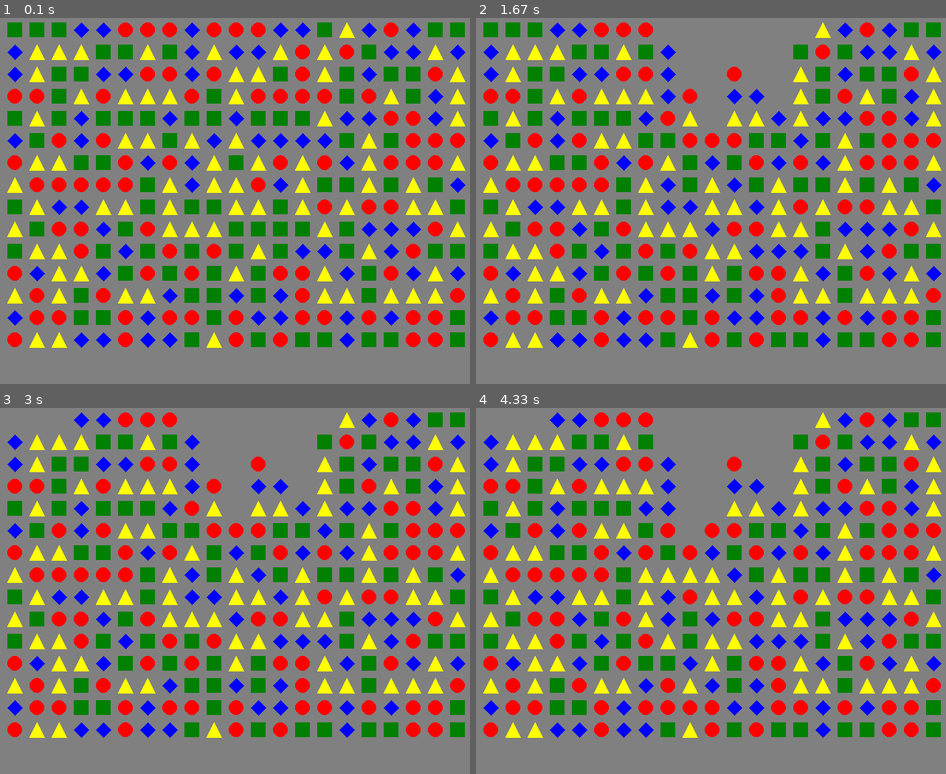
Above: before the commit, frames 1-4 (two rows, left to right).
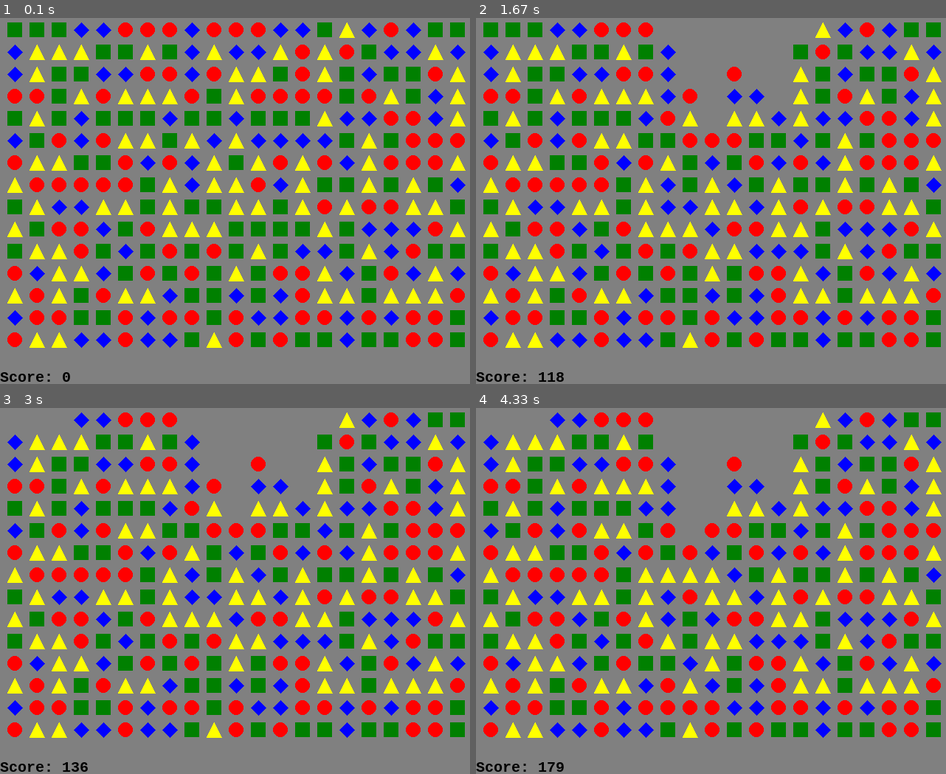
Above: after the commit, the same moments.

Repository: gstotts/pygame_play
Game: pygame game, started from shape_game.py
Two runs of this game, one before a commit and one after it. Both use one fixed random seed, a clock stepped at 60 frames per second and the inputs below.
Inputs (mouse positions are in pixels of both pictures, inside the frame that each line leads up to):
- Up to frame 1 (0.1 s): no input
- Up to frame 2 (1.67 s): click (711, 201) at 0.38 s; click (715, 222) at 0.83 s; move the mouse to (781, 69) at 1.13 s; click (781, 69) at 1.42 s
- Up to frame 3 (3 s): click (37, 418) at 2.18 s
- Up to frame 4 (4.33 s): click (490, 418) at 3.07 s; move the mouse to (692, 686) at 3.6 s; click (692, 686) at 4.05 s

The runs differ from the first frame. In frame 1, 0.2% of the frame differs, in the area x 0-15%, y 96-100%; in frame 2, 0.2%; in frame 3, 0.2%, in the area x 0-19%, y 96-100%; in frame 4, 0.2%.

Commit message:
Added rudimentary scoring.

Diff:
--- a/shape_game.py
+++ b/shape_game.py
@@ -33,6 +33,8 @@
         self.width = WINDOW_WIDTH
         self.height = WINDOW_HEIGHT
         self.screen = pygame.display.set_mode((self.width, self.height), pygame.DOUBLEBUF)
+        self.score = 0
+        self.font = pygame.font.SysFont('mono', 20, bold=True)
 
     @staticmethod
     def set_random_board():
@@ -65,6 +67,8 @@
                 x += (BOXSIZE + GAPSIZE)
             y += (BOXSIZE + GAPSIZE)
 
+        surface = self.font.render("Score: {}".format(self.score), True, colors.BLACK)
+        self.screen.blit(surface, (0, WINDOW_HEIGHT - SCORE_TRACKER_HEIGHT))
         pygame.display.update()
 
     @staticmethod
@@ -87,7 +91,7 @@
         while queue:
             (x, y) = queue.pop()
             same_shape_and_touching.append((x, y))
-            if BOARD_WIDTH > x + 1:
+            if BOARD_WIDTH >= x + 1:
                 if (board[x + 1][y] == shape) and ((x + 1, y) not in same_shape_and_touching):
                     queue.append((x + 1, y))
             if x - 1 >= 0:
@@ -96,7 +100,7 @@
             if y - 1 >= 0:
                 if (board[x][y - 1] == shape) and ((x, y - 1) not in same_shape_and_touching):
                     queue.append((x, y - 1))
-            if BOARD_HEIGHT > y + 1:
+            if BOARD_HEIGHT >= y + 1:
                 if (board[x][y + 1] == shape) and ((x, y + 1) not in same_shape_and_touching):
                     queue.append((x, y + 1))
 
@@ -121,6 +125,7 @@
                     stripped_column.insert(0, EMPTY)
                 board[:, col_val] = stripped_column
             col_val += 1
+        self.score += int(25/4 * len(shapes_to_remove))
         self.draw_board(board)
 
     def run(self):
@@ -145,5 +150,6 @@
                                     self.remove_shapes(coords_to_remove, board)
 
 
+
 if __name__ == '__main__':
     ShapeGame().run()
